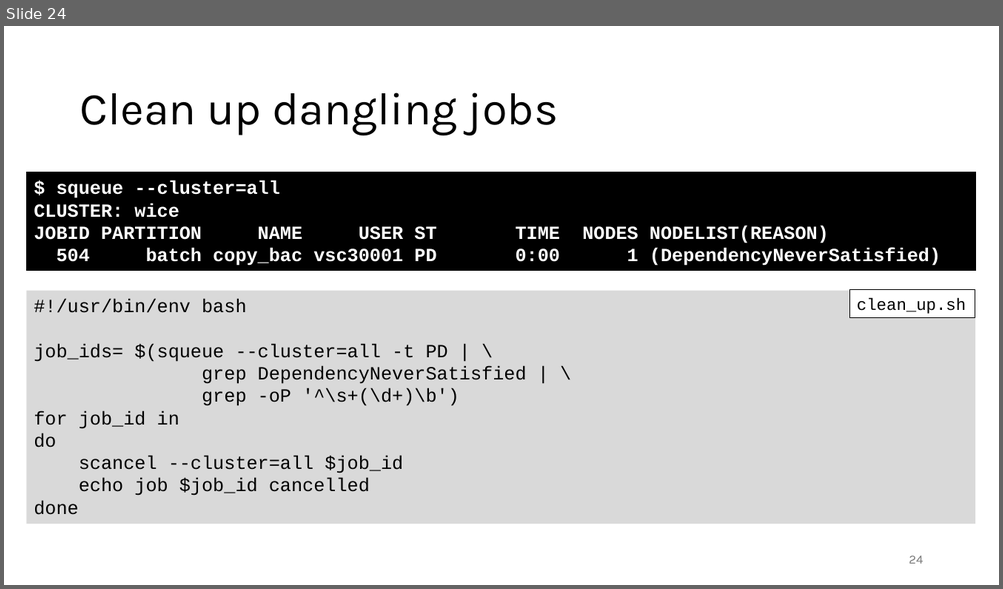
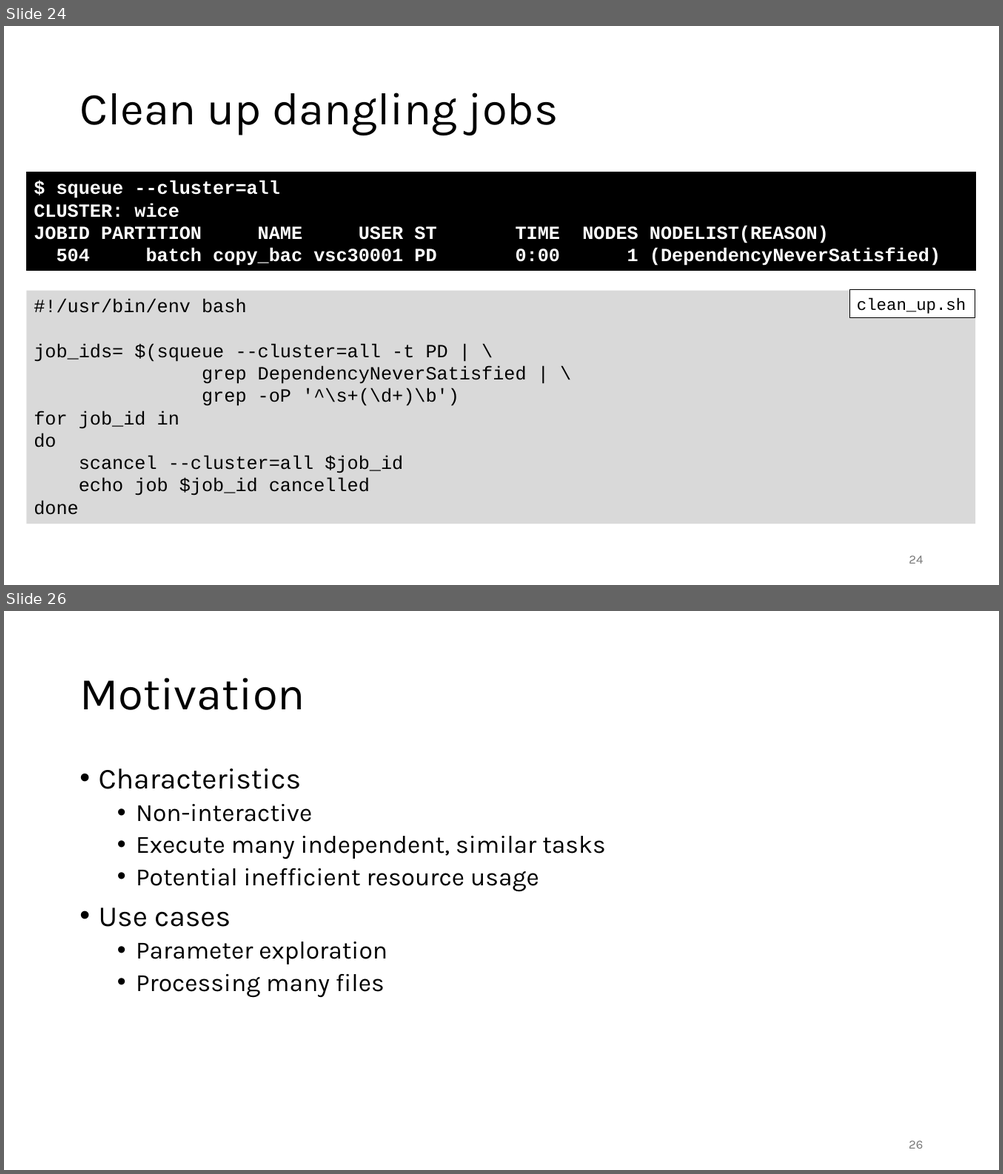
Before and after one commit to gjbex/Workflows-for-HPC, a slide deck: workflow_for_HPC.pptx. Shown one above the other, each under a label of ours: slide 24 before the commit, slides 24 and 26 after it; the slides between them are not shown. The pictures are 1003x589 and 1003x1174 pixels, drawn with LibreOffice and Linux fonts; fonts in the diff are those of the drawing. Boxes give left, top, right and bottom in pixels: in the first picture for what was removed or moved away, otherwise in the second. Text is boxed around its words. In the diff, an @@ line names an element or a change of style, - is before the commit and + after.

```diff
--- a/workflow_for_HPC.pptx
+++ b/workflow_for_HPC.pptx
@@ slide 26 added at <box>4,611,999,1170</box>, background #FFFFFF @@
@@ title added at <box>79,678,304,710</box>, 44 pt, text #000000 @@
+Motivation
@@ text added at <box>99,769,605,997</box>, 24 pt, text #000000 @@
+• Characteristics
+  • Non-interactive
+  • Execute many independent, similar tasks
+  • Potential inefficient resource usage
+• Use cases
+  • Parameter exploration
+  • Processing many files
@@ page number added at <box>908,1141,922,1149</box>, 12 pt, text #797979 @@
+26
```
Also in this commit, not shown: 2 other slides added.
